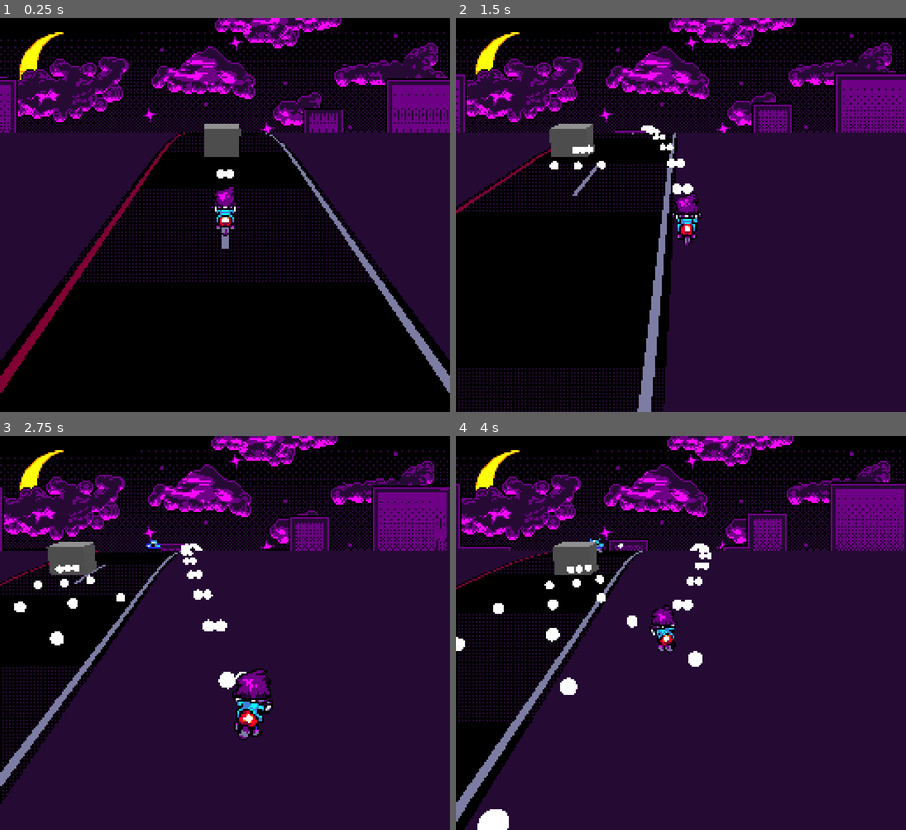
Above: before the commit, frames 1-4 (two rows, left to right).
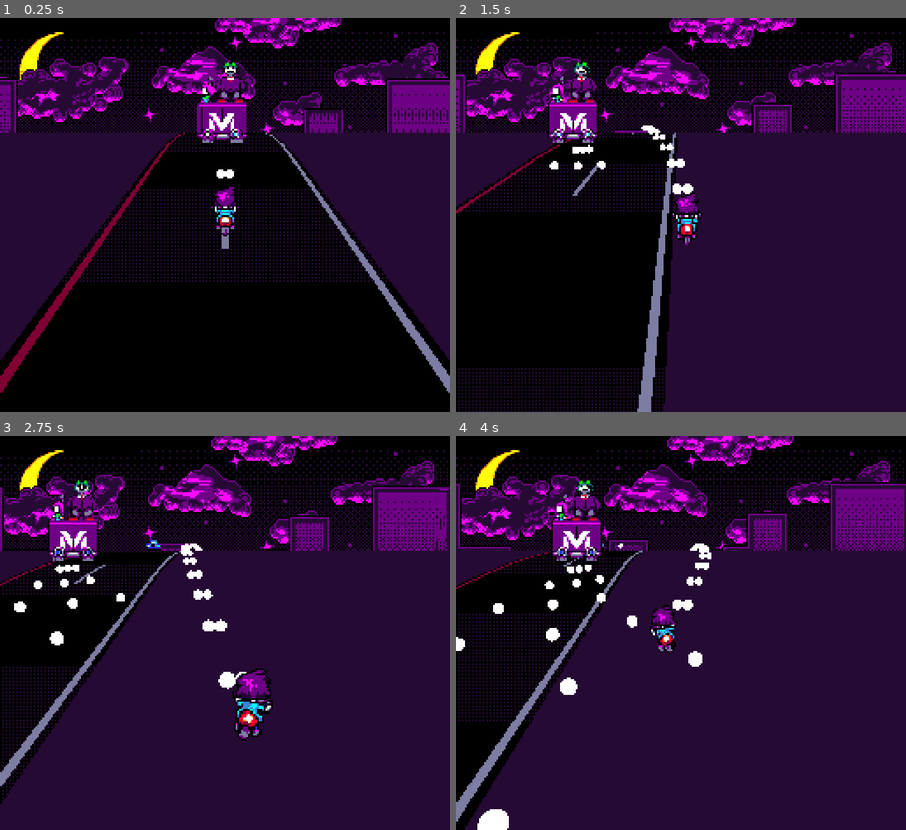
Above: after the commit, the same moments.

Repository: many-hats-team/lospecjam2
Game: Godot game, scene res://main.tscn
Two runs of this game, one before a commit and one after it. Both use one fixed random seed, a clock stepped at 60 frames per second and the inputs below.
Inputs:
- Up to frame 1 (0.25 s): no input
- Up to frame 2 (1.5 s): hold D (player_right) 0.53-1.28 s; hold S (player_down) from 1.28 s (still down)
- Up to frame 3 (2.75 s): release S (player_down) at 2.03 s; hold D (player_right) from 2.03 s (still down)
- Up to frame 4 (4 s): release D (player_right) at 2.78 s; hold W (player_up) 2.78-3.53 s; hold A (player_left) from 3.53 s (still down)

The runs differ from the first frame. In frame 1, 1.8% of the frame differs, in the area x 43-55%, y 11-36%; in frame 2, 1.8%; in frame 3, 1.8%; in frame 4, 1.8%, in the area x 21-33%, y 11-36%.

Commit message:
Add boss sprite

Diff:
--- a/project/scenes/protoboss.tscn
+++ b/project/scenes/protoboss.tscn
@@ -1,20 +1,39 @@
-[gd_scene load_steps=5 format=3 uid="uid://d1m14kpdnhtta"]
+[gd_scene load_steps=8 format=3 uid="uid://d1m14kpdnhtta"]
 
 [ext_resource type="Script" path="res://scripts/protoboss.gd" id="1_1sbx5"]
 [ext_resource type="PackedScene" uid="uid://cpkh5vm3hiyxb" path="res://scenes/components/bullet_spawner.tscn" id="2_us7nl"]
-
-[sub_resource type="BoxMesh" id="BoxMesh_kgam4"]
+[ext_resource type="PackedScene" uid="uid://gcso6pn2lfot" path="res://scenes/sprite.tscn" id="3_c86hl"]
+[ext_resource type="Texture2D" uid="uid://cr8o8otby828f" path="res://assets/boss-sheet.png" id="3_e12t6"]
+[ext_resource type="Shader" path="res://shaders/sprite_shader.gdshader" id="4_v72ui"]
 
 [sub_resource type="BoxShape3D" id="BoxShape3D_x364u"]
+size = Vector3(1.46484, 1, 0.351318)
+
+[sub_resource type="ShaderMaterial" id="ShaderMaterial_rr2qj"]
+resource_local_to_scene = true
+render_priority = 0
+shader = ExtResource("4_v72ui")
+shader_parameter/albedo = Color(1, 1, 1, 1)
+shader_parameter/alpha_scissor_threshold = 0.5
+shader_parameter/point_size = 1.0
+shader_parameter/roughness = 1.0
+shader_parameter/metallic_texture_channel = null
+shader_parameter/specular = 0.5
+shader_parameter/metallic = 0.0
+shader_parameter/uv1_scale = Vector3(1, 1, 1)
+shader_parameter/uv1_offset = Vector3(0, 0, 0)
+shader_parameter/uv2_scale = Vector3(1, 1, 1)
+shader_parameter/uv2_offset = Vector3(0, 0, 0)
+shader_parameter/flash = false
+shader_parameter/flash_color = Vector3(1, 1, 1)
+shader_parameter/texture_albedo = ExtResource("3_e12t6")
 
 [node name="ProtoBoss" type="CharacterBody3D"]
 collision_layer = 4
 script = ExtResource("1_1sbx5")
 
-[node name="MeshInstance3D" type="MeshInstance3D" parent="."]
-mesh = SubResource("BoxMesh_kgam4")
-
 [node name="CollisionShape3D" type="CollisionShape3D" parent="."]
+transform = Transform3D(1, 0, 0, 0, 1, 0, 0, 0, 1, 0, 0, -0.187716)
 shape = SubResource("BoxShape3D_x364u")
 
 [node name="BulletSpawner" parent="." instance=ExtResource("2_us7nl")]
@@ -23,3 +42,11 @@
 speed = 3.0
 spread = 0.2
 count = 3
+
+[node name="Sprite" parent="." instance=ExtResource("3_c86hl")]
+unique_name_in_owner = true
+material_override = SubResource("ShaderMaterial_rr2qj")
+offset = Vector2(0, 64)
+texture = ExtResource("3_e12t6")
+hframes = 4
+frame_end = 3
--- a/project/scripts/protoboss.gd
+++ b/project/scripts/protoboss.gd
@@ -6,6 +6,24 @@
 @export var speed := 0.001
 @export var bullet_speed := 3.0
 
+var health := 1000
+
+@onready var sprite: MySprite = %Sprite
+
+
+func _ready() -> void:
+	assert(sprite)
+	HitBox.new(self, _on_hit)
+
 
 func _physics_process(_delta: float) -> void:
 	position.x = move_range * sin(Time.get_ticks_msec() * speed)
+
+
+func _on_hit() -> void:
+	health -= 1
+	if health <= 0:
+		queue_free()
+		return
+
+	sprite.hit_flash()
Binary file added: project/assets/boss-sheet.png
Not shown, added: project/assets/boss-sheet.png.import
Binary file added: project/assets/boss.aseprite
Not shown: 2 places in project/scenes/player.tscn that only renumber resources
Not shown, added: README.md
